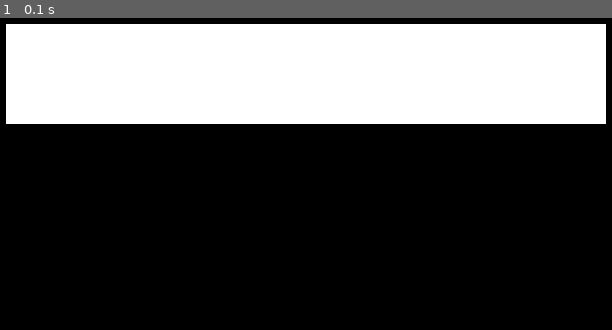
Above: before the commit, frame 1.
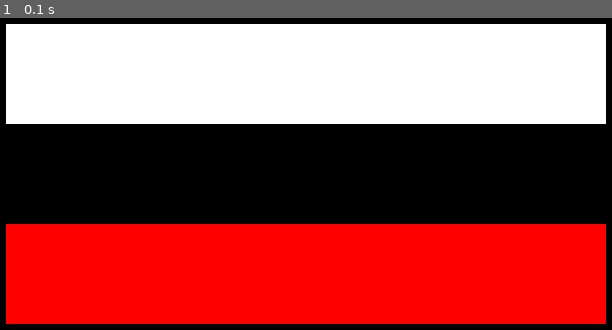
Above: after the commit, the same moment.

Repository: idastan97/PyGame-Russian-flag
Game: pygame game, started from main.py
Two runs of this game, one before a commit and one after it. Both use one fixed random seed, a clock stepped at 60 frames per second and the inputs below.
Inputs:
- Up to frame 1 (0.1 s): no input

The runs differ from the first frame. In frame 1, 31% of the frame differs, in the area x 0-100%, y 66-99%.

Commit message:
red line added, draw_line function

Diff:
--- a/main.py
+++ b/main.py
@@ -8,11 +8,18 @@
 screen = pygame.display.set_mode(size)
 
 
+def draw_line(color, line_points):
+    line_w = 0
+    pygame.draw.rect(screen, pygame.Color(color), line_points, line_w)
+
+
 def draw():
-    line_color = pygame.Color('white')
-    line_w = 0
-    line_points = ((25, 25), (600, 100))
-    pygame.draw.rect(screen, line_color, line_points, line_w)
+    line_1_color = "white"
+    line_1_points = ((25, 25), (600, 100))
+    draw_line(line_1_color, line_1_points)
+    line_3_color = "red"
+    line_3_points = ((25, 225), (600, 100))
+    draw_line(line_3_color, line_3_points)
 
 
 draw()
